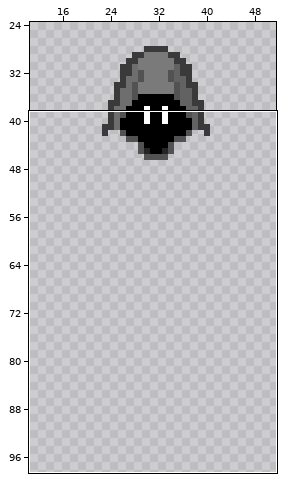
Two states of a pixel-art file, dots/Aseprite drawings/soul.aseprite. Above: a wide view before the commit, with the close-up outlined.
Close-up. Before the commit:
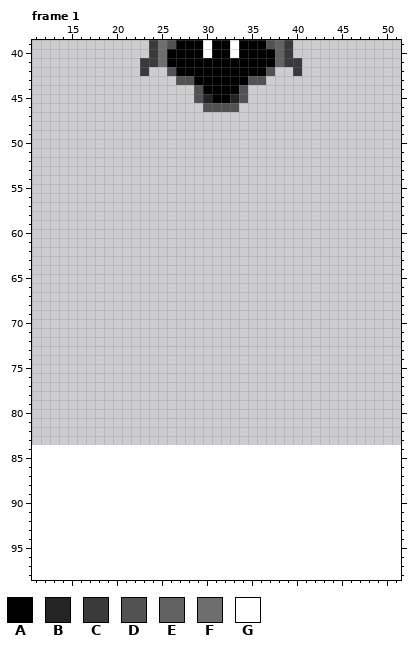
64x64 pixels, 1 frame. Colours within 5 levels of each other are drawn and written as one. Shown: frame 1: x 11..51, y 39..98. The old version is drawn lined up with the new one, on the new canvas. The wide view leaves out empty margins. The commit also changed other frames or places, which this record leaves out.
Palette (. is transparent): A #000000  B #242424  C #3a3a3a  D #525252  E #626262  F #6e6e6e  G #ffffff
Pixels before, frame 1 (only the part around the change), first column x 11:
39 .............CFDAAAGAAGAAADEC.........
40 .............CFAAAAGAAGAAAAEC.........
41 ............CCFAAAAAAAAAAAAECC........
42 ............C..DAAAAAAAAAAD..C........
43 ................DDAAAAAADD............
44 ..................DAAAAD..............
45 ..................DBAABD..............
46 ...................DDDD...............
47 ......................................
48 ......................................
49 ......................................
50 ......................................
51 ......................................
52 ......................................
53 ......................................
54 ......................................
55 ......................................
56 ......................................
57 ......................................
58 ......................................
59 ......................................
60 ......................................
61 ......................................
62 ......................................
63 ......................................
64 ......................................
65 ......................................
66 ......................................
67 ......................................
68 ......................................
69 ......................................
70 ......................................
71 ......................................
72 ......................................
73 ......................................
74 ......................................
75 ......................................
76 ......................................
77 ......................................
78 ......................................
79 ......................................
80 ......................................
81 ......................................
82 ......................................
83 ......................................
84 ......................................
85 ......................................
86 ......................................
87 ......................................
88 ......................................
89 ......................................
90 ......................................
91 ......................................
92 ......................................
93 ......................................
94 ......................................
95 ......................................
96 ......................................
97 ......................................
98 ......................................
New version:
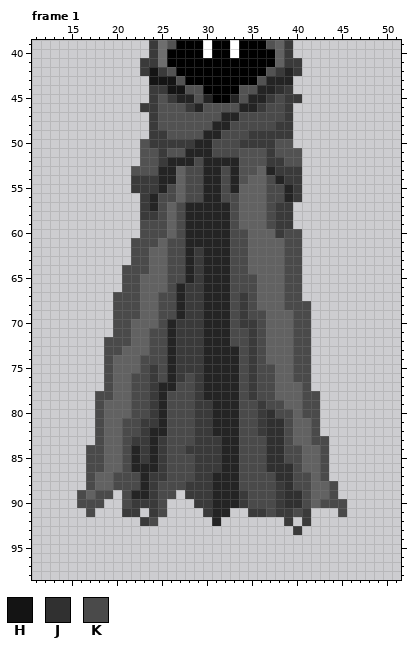
Colours new in this view: H #141414  J #303030  K #4a4a4a
From old to new:
canvas 64x64 -> 64x128, the old top-left corner now at 0,20
Changed rows in their new state; - is an unchanged pixel.
Frame 1:
first column x 16:
42 --------HC------------CB------
43 --------HHH-A------A-BBB------
44 --------CCHHD------DBBJC------
45 --------CDCBB------BBCKCC-----
46 -------CCDDDCB----BBCKKC------
47 --------CDDDDDDDBBKKKKKC------
48 --------CDDDDDDBBKKKKKCC------
49 --------CCDDDDBBKKKCCCCC------
50 -------DCCCCCBBKKKCCCCDD------
51 -------DDCDDBBBKKKDDDCDDD-----
52 -------DDCBBBKBBBBDDDCCDD-----
53 ------DDDBBEKKBBKBDDEBCCC-----
54 ------CCCBBEKKBBKBDEEKBCC-----
55 ------CCCBKEKKBBKBEEEKKBC-----
56 -------CBKKEKKBBKKEEEKKBC-----
57 -------CBKEKBBBBBKEEEKCC------
58 -------CCKEKBBBBBKEEEKCC------
59 -------KKKEKBBBBBKEEEKCC------
60 -------KKKEKBBBBBKKEEECKK-----
61 ------KKKEKKBBBBBKKEEEEKK-----
62 ------KKEEKKBCBBBKKEEEEKK-----
63 ------KKEEKKBCBBBKKEEEEKK-----
64 -----KKKEEKKBCBBBKKEEEEKK-----
65 -----KKEEEKKBCBBBKKKEEEKK-----
66 -----KKEEEKBCCBBBKKKEEEKK-----
67 ----KKKEEKKBCCBBBKCKEEEKK-----
68 ----KKKEEKKBCCBBBKCKEEEKKK----
69 ----KKKEEKKBCCBBBKCKKEEEKK----
70 ----KKEEEKBCCCBBBKCCKEEEKK----
71 ----KKEEKKBCCCBBBKKCKEEEKK----
72 ---KKKEEKKBCCCBBBKKCKEEEKK----
73 ---KKEEEKKBCCCBBBBKCKEEEKK----
74 ---KEEEKKKBCCCBBBBKCKEEEKK----
75 ---KEEEKCKBCCCBBBBKCKKEEKK----
76 ---KEEKKCKBCKCBBBBKCKKEEKK----
77 ---KEEKKCBBKKCBBBBKCKKEEEK----
78 --KKEEKKCBKKKCBBBBKCKKEEEKK---
79 --KEEEKKCBKKKCCBBBKKCKKEEKK---
80 --KEEEKKCBKKKCCBBBKKCJKKEKK---
81 --KEEKKCCBKKKCCBBBKKCJJKEEK---
82 --KEEKKCBBKKKCCBBBKKCJJKEEK---
83 --KEEKCCBCKKKCCCBBKKKJJKEEKK--
84 -KKEEKBCBCKKCCCCBBKKKJJKKEEK--
85 -KKEEKBCBCKKKCCCBBKKKJJKKEEK--
86 -KKEEKBBBCKKKCCCBBKKKJJJKEEK--
87 -KEEKKKBCCKKKCCBBBKKKKJJKKEK--
88 -KEEKKKBCKKKCCCBBBKKKKCJKKEEK-
89 KEKK-KBBCKK-CCCBBBCKKKCJJKEEK-
90 KKK--KCCCK---CCBBBCKKKCJJKEKKK
91 -K---CC-CK----CBB--CCKCCKC---K
92 -------CK------B-------C-C----
93 ------------------------C-----
Where, in picture pixels (left, top, right, bottom), the same in both close-ups:
changed: (77, 67, 347, 535)
